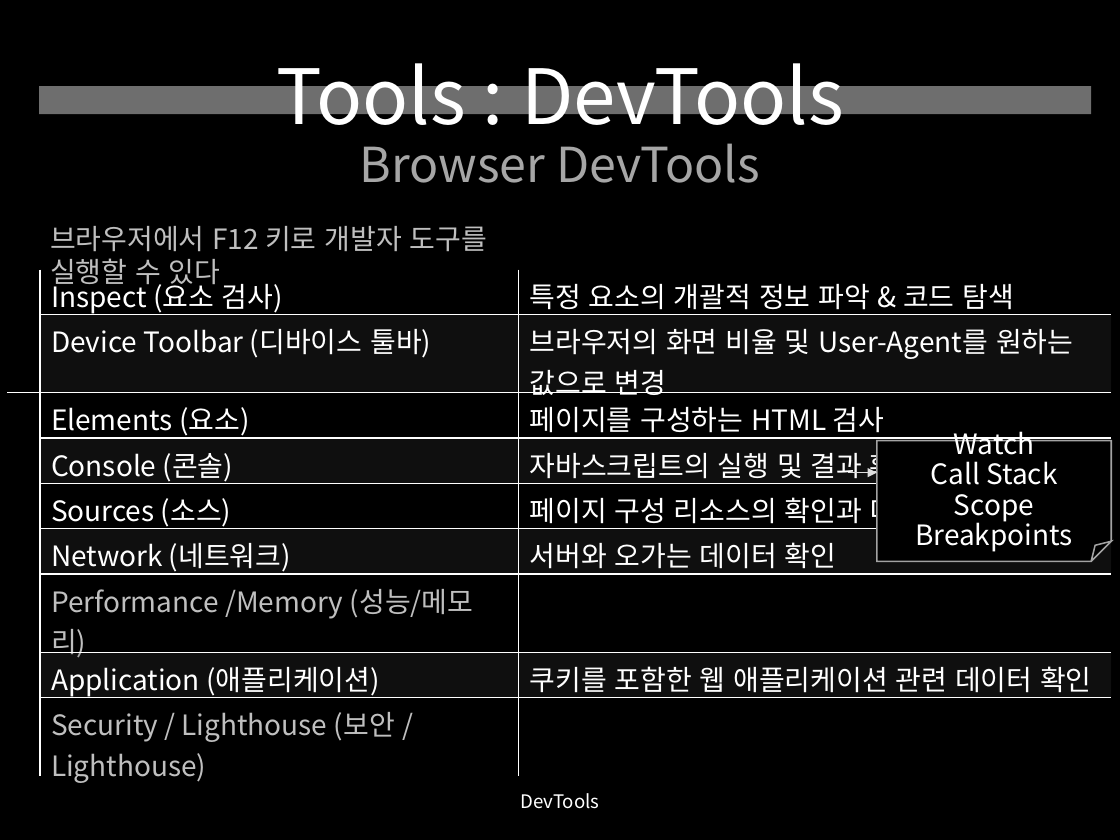
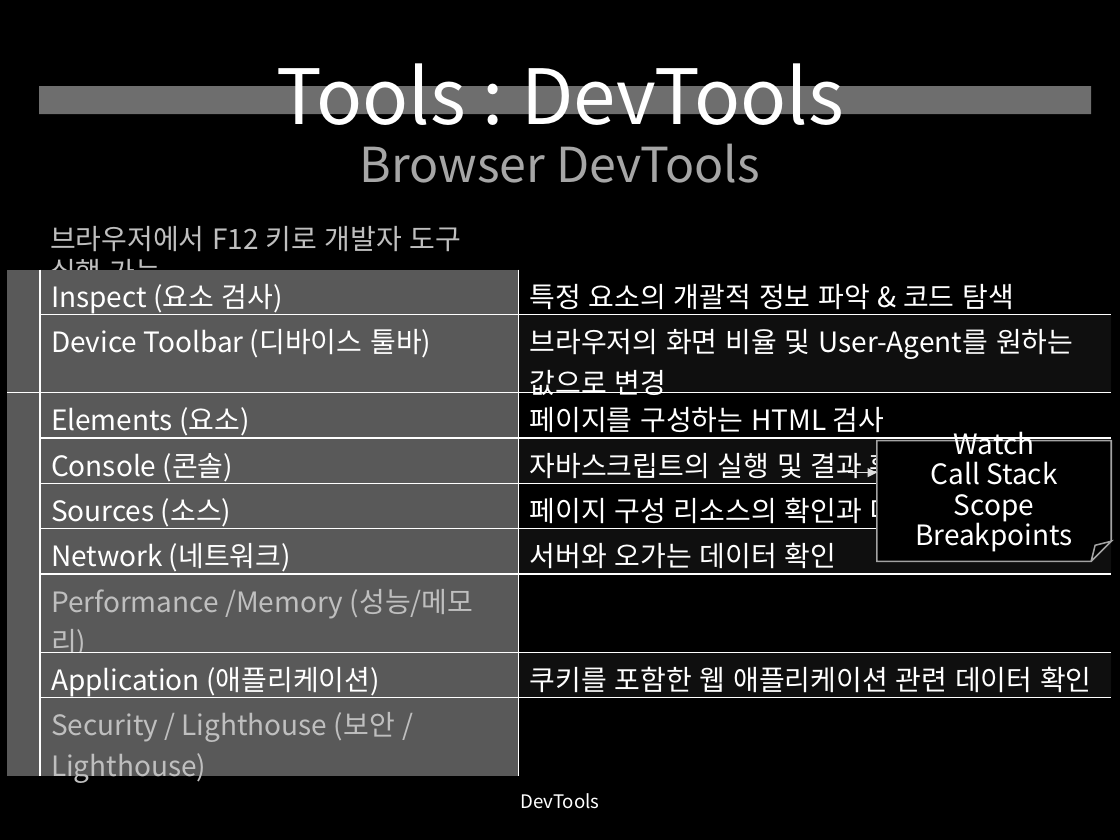
Before and after one commit to yusooo/Hacking, a slide deck: slide 15 of 웹해킹 정리.pptx. Drawn at 1120x840 pixels with LibreOffice and Linux fonts; fonts in the diff are those of the drawing. Boxes give left, top, right and bottom in pixels: in the first picture for what was removed or moved away, otherwise in the second. Text is boxed around its words. In the diff, an @@ line names an element or a change of style, - is before the commit and + after.

```diff
--- a/웹해킹 정리.pptx
+++ b/웹해킹 정리.pptx
@@ text at (x1=50, y1=226, x2=462, y2=290): text changed @@
-브라우저에서 F12 키로 개발자 도구를 실행할 수 있다
+브라우저에서 F12 키로 개발자 도구 실행 가능
@@ table at (x1=7, y1=270, x2=1110, y2=788) @@
@@ fill none to #595959 in 7 cells @@
@@ fill #4D4D4D at 20% opacity to #595959 in 4 cells @@
```
Also in this commit, not shown: 8 other slides changed.
